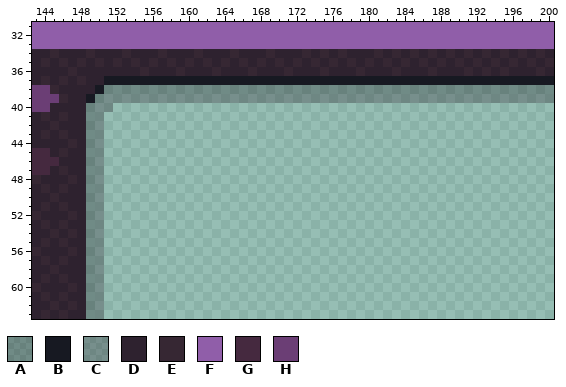
Two states of a pixel-art file, games/Phaser-Snake-Game/public/assets/sprites/spaceBoyBase.aseprite. The picture above was drawn from the file before the commit.
640x360 pixels, 1 frame. Colours within 5 levels of each other are drawn and written as one. Shown: x 143..200, y 31..63.
Visible layers, top first: "glass ui", "Bezel", "shadow" opacity 30%, "map panel", "inventory", "unselected items", "compassNeedle", "compass", "concept art".
Palette (. is transparent): A #18141b4d  B #171922  C #2e222f4d  D #2e222f  E #362733  F #905ea9  G #45293f  H #6b3e75
Pixels before, first column x 143:
31 FFFFFFFFFFFFFFFFFFFFFFFFFFFFFFFFFFFFFFFFFFFFFFFFFFFFFFFFFF
32 FFFFFFFFFFFFFFFFFFFFFFFFFFFFFFFFFFFFFFFFFFFFFFFFFFFFFFFFFF
33 FFFFFFFFFFFFFFFFFFFFFFFFFFFFFFFFFFFFFFFFFFFFFFFFFFFFFFFFFF
34 DDEDDDEDDDEDDDEDDDEDDDEDDDEDDDEDEDEDDDEDEDEDEDEDEDEDEDEDED
35 DEDEDEDEDEDEDEDEDEDEDEDEDEDEDEDEDEDEDEDEDEDEDEDEDEDEDEDEDE
36 DDDDEDDDDDDDEDDDEDDDEDDDEDDDEDDDEDDDEDDDEDDDEDDDEDEDEDDDED
37 DEDEDEDDBBBBBBBBBBBBBBBBBBBBBBBBBBBBBBBBBBBBBBBBBBBBBBBBBB
38 HHEDDDDBAAAAAAAAAAAAAAAAAAAAAAAAAAAAAAAAAAAAAAAAAAAAAAAAAA
39 HHHEDDBACCCCCCCCCCCCCCCCCCCCCCCCCCCCCCCCCCCCCCCCCCCCCCCCCC
40 HHDDDDACC.................................................
41 DEDEDDAC..................................................
42 DDEDDDAC..................................................
43 DEDEDDAC..................................................
44 DDDDEDAC..................................................
45 GGDEDDAC..................................................
46 GGGDDDAC..................................................
47 GGDEDDAC..................................................
48 EDDDEDAC..................................................
49 DEDEDDAC..................................................
50 DDEDDDAC..................................................
51 DEDEDDAC..................................................
52 EDDDEDAC..................................................
53 DEDEDDAC..................................................
54 DDEDEDAC..................................................
55 DEDEDDAC..................................................
56 EDDDEDAC..................................................
57 DEDEDDAC..................................................
58 DDEDDDAC..................................................
59 DEDEDDAC..................................................
60 EDDDEDAC..................................................
61 DEDEDDAC..................................................
62 DDEDEDAC..................................................
63 DEDEDDAC..................................................
Once edited:
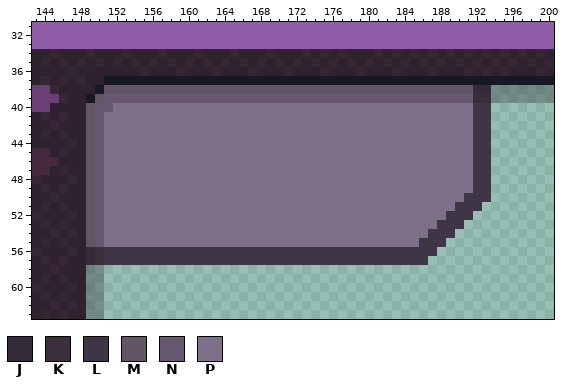
Colours new in this view: J #332b39  K #3c2d3a  L #3e3546  M #625565  N #67586f  P #7f708a
The commit says: Exit Button Functionality and Art
The exact change:
Changed rows in their new state; - is an unchanged pixel.
Layer "UI Exit Game":
first column x 149:
38 --MMMMMMMMMMMMMMMMMMMMMMMMMMMMMMMMMMMMMMMMMJJ
39 -MNNNNNNNNNNNNNNNNNNNNNNNNNNNNNNNNNNNNNNNNNKK
40 MNNPPPPPPPPPPPPPPPPPPPPPPPPPPPPPPPPPPPPPPPPLL
41 MNPPPPPPPPPPPPPPPPPPPPPPPPPPPPPPPPPPPPPPPPPLL
42 MNPPPPPPPPPPPPPPPPPPPPPPPPPPPPPPPPPPPPPPPPPLL
43 MNPPPPPPPPPPPPPPPPPPPPPPPPPPPPPPPPPPPPPPPPPLL
44 MNPPPPPPPPPPPPPPPPPPPPPPPPPPPPPPPPPPPPPPPPPLL
45 MNPPPPPPPPPPPPPPPPPPPPPPPPPPPPPPPPPPPPPPPPPLL
46 MNPPPPPPPPPPPPPPPPPPPPPPPPPPPPPPPPPPPPPPPPPLL
47 MNPPPPPPPPPPPPPPPPPPPPPPPPPPPPPPPPPPPPPPPPPLL
48 MNPPPPPPPPPPPPPPPPPPPPPPPPPPPPPPPPPPPPPPPPPLL
49 MNPPPPPPPPPPPPPPPPPPPPPPPPPPPPPPPPPPPPPPPPPLL
50 MNPPPPPPPPPPPPPPPPPPPPPPPPPPPPPPPPPPPPPPPPLLL
51 MNPPPPPPPPPPPPPPPPPPPPPPPPPPPPPPPPPPPPPPPLLL-
52 MNPPPPPPPPPPPPPPPPPPPPPPPPPPPPPPPPPPPPPPLLL--
53 MNPPPPPPPPPPPPPPPPPPPPPPPPPPPPPPPPPPPPPLLL---
54 MNPPPPPPPPPPPPPPPPPPPPPPPPPPPPPPPPPPPPLLL----
55 MNPPPPPPPPPPPPPPPPPPPPPPPPPPPPPPPPPPPLLL-----
56 JKLLLLLLLLLLLLLLLLLLLLLLLLLLLLLLLLLLLLL------
57 JKLLLLLLLLLLLLLLLLLLLLLLLLLLLLLLLLLLLL-------
Boxes around the changes in both pictures, in picture pixels (x1, y1, x2, y2):
changed: (86, 85, 491, 265)
